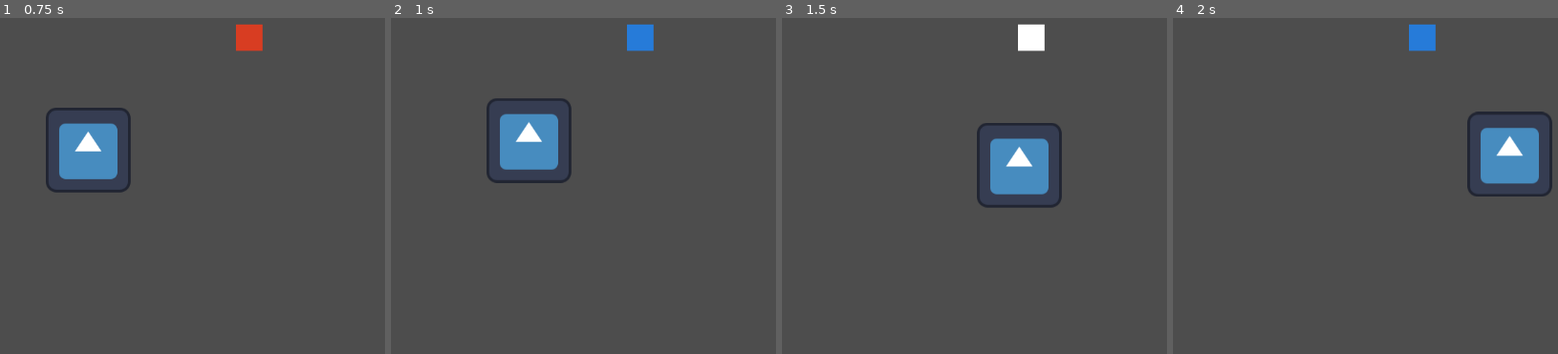
Above: before the commit, frames 1-4 (left to right).
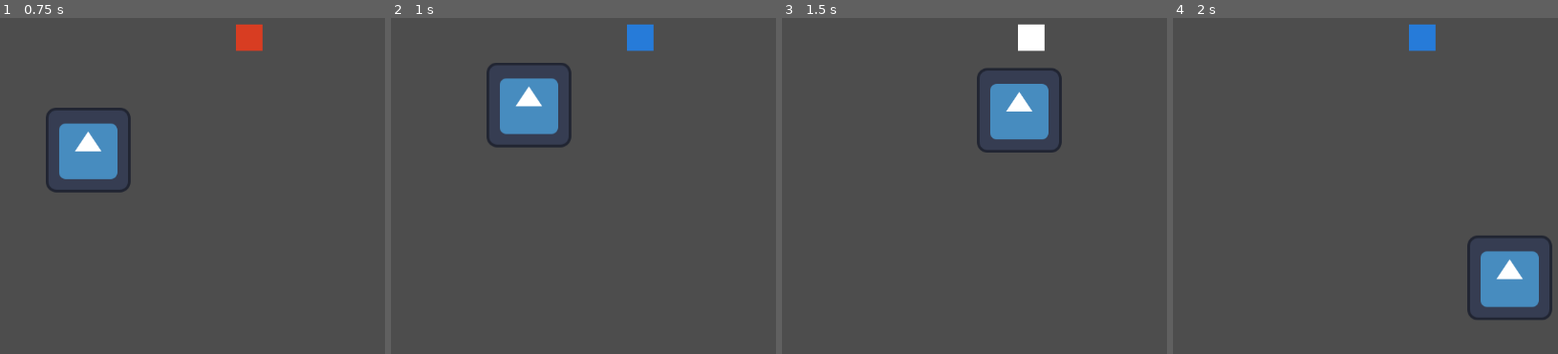
Above: after the commit, the same moments.

Repository: NK-1-10/Godot-Strange-Places
Game: Godot game, scene res://main.tscn
Same seed, same stepped clock (60 frames per second), same inputs: the game is played once before the commit and once after it. The engine's default icon, where the game draws it, is replaced by a stand-in: a white triangle on a blue panel in a dark square.
Inputs:
- Up to frame 1 (0.75 s): tap Enter (ui_accept) at 0.5 s; hold Right (ui_right) from 0.53 s (still down); hold Keypad 8 (Dash) from 0.53 s (still down)
- Up to frame 2 (1 s): keep holding Right (ui_right); keep holding Keypad 8 (Dash); tap Keypad 7 (Double_jump) at 0.77 s; tap Enter (ui_accept) at 0.8 s
- Up to frame 3 (1.5 s): keep holding Right (ui_right); tap Keypad 7 (Double_jump) at 1.07 s; release Keypad 8 (Dash) at 1.28 s; tap Enter (ui_accept) at 1.35 s
- Up to frame 4 (2 s): keep holding Right (ui_right); tap Keypad 7 (Double_jump) at 1.52, 1.55, 1.82 s

Frame 1 is identical in both runs. In frame 2, 4.2% of the frame differs, in the area x 24-47%, y 13-50%; in frame 3, 6.0%; in frame 4, 6.5%, in the area x 76-99%, y 27-90%.

Commit message:
character can now double jump if keypad 7 is pressed

Diff:
--- a/character_body_2d.gd
+++ b/character_body_2d.gd
@@ -3,6 +3,9 @@
 
 const SPEED = 300.0
 const JUMP_VELOCITY = -400.0
+
+var jumps = 0;
+var jump_max = 2;
 
 
 func _physics_process(delta: float) -> void:
@@ -10,9 +13,15 @@
 	if not is_on_floor():
 		velocity += get_gravity() * delta
 
+	if Input.is_action_just_pressed("ui_accept") and is_on_floor() and $"..".doubleJump == false:
+		velocity.y = JUMP_VELOCITY
+
 	# Handle jump.
-	if Input.is_action_just_pressed("ui_accept") and is_on_floor():
+	if Input.is_action_just_pressed("ui_accept") and jumps < jump_max and $"..".doubleJump == true:
+		jumps = jumps+1;
 		velocity.y = JUMP_VELOCITY
+		if is_on_floor():
+			jumps = 0;
 
 	# Get the input direction and handle the movement/deceleration.
 	# As good practice, you should replace UI actions with custom gameplay actions.
--- a/main.gd
+++ b/main.gd
@@ -2,12 +2,15 @@
 var doubleJump = false;
 var dash = false;
 
+func _doubleUp():
+	pass
 
 func _input(event):
 	if event.is_action_pressed("Double_jump"):
 		if doubleJump == false:
 			$Basic.modulate = Color(0.148, 0.481, 0.85, 1.0)
 			doubleJump = true
+			dash = false
 		else:
 			$Basic.modulate = Color(1.0, 1.0, 1.0, 1.0)
 			doubleJump = false
@@ -15,6 +18,7 @@
 	if event.is_action_pressed("Dash"):
 		if dash == false:
 			$Basic.modulate = Color(0.847, 0.239, 0.133, 1.0)
+			doubleJump = false
 			dash = true
 		else:
 			$Basic.modulate = Color(1.0, 1.0, 1.0, 1.0)
